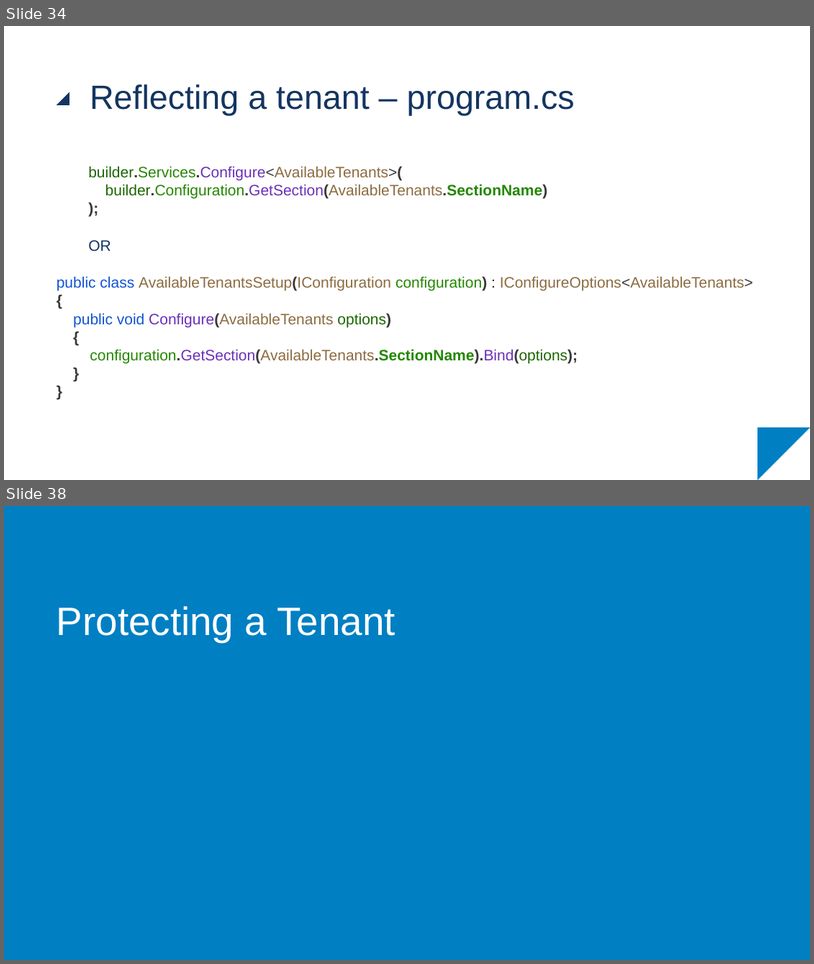
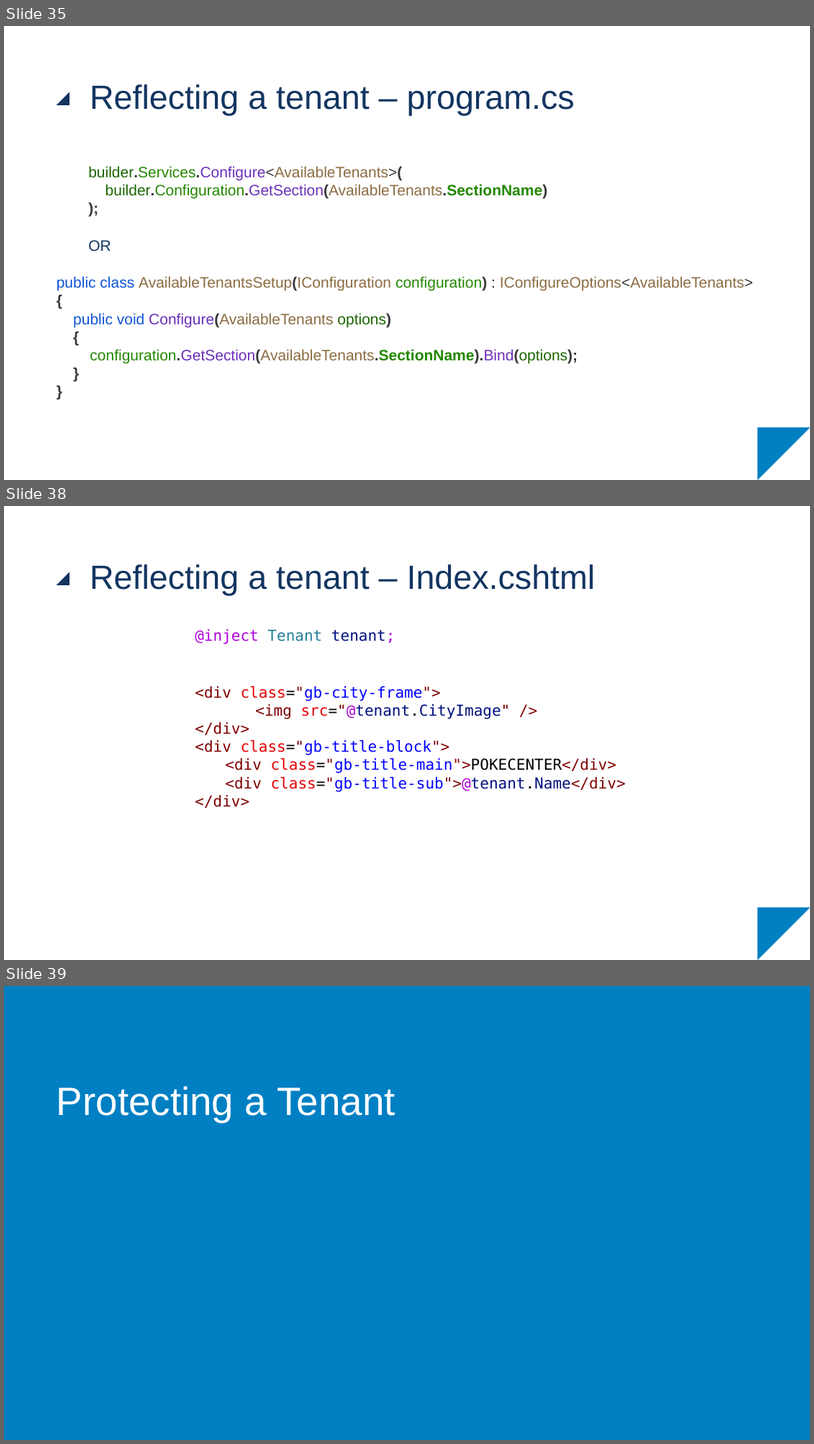
Before and after one commit to RubMertens/presentation-multi-tenant-apps, a slide deck: KdG - Multi-Tenant Applications.pptx. Shown one above the other, each under a label of ours: slides 34 and 38 before the commit, slides 35, 38 and 39 after it; the slides between them are not shown. The pictures are 814x964 and 814x1444 pixels, drawn with LibreOffice and Linux fonts; fonts in the diff are those of the drawing; background and template pictures are left out. Boxes give left, top, right and bottom in pixels: in the first picture for what was removed or moved away, otherwise in the second. Text is boxed around its words. In the diff, an @@ line names an element or a change of style, - is before the commit and + after.

```diff
--- a/KdG - Multi-Tenant Applications.pptx
+++ b/KdG - Multi-Tenant Applications.pptx
@@ slide 38 added at [4, 506, 810, 960], background #FFFFFF; not listed: 2 template elements that a slide beside it also shows @@
@@ title added at [90, 564, 596, 595], 40 pt, text #133561 @@
+Reflecting a tenant – Index.cshtml
@@ text added at [195, 629, 396, 644], 18 pt, text #AF00DB @@
+@inject Tenant tenant;
@@ text added at [195, 686, 626, 808], 18 pt, text #800000 @@
+<div class="gb-city-frame">
+<img src="@tenant.CityImage" />
+</div>
+<div class="gb-title-block">
+  <div class="gb-title-main">POKECENTER</div>
+  <div class="gb-title-sub">@tenant.Name</div>
+</div>
@@ what was slide 34 is now slide 35 @@
@@ what was slide 38 is now slide 39 @@
```
Also in this commit, not shown: 6 slides changed, 2 other slides added, 2 slides removed.
